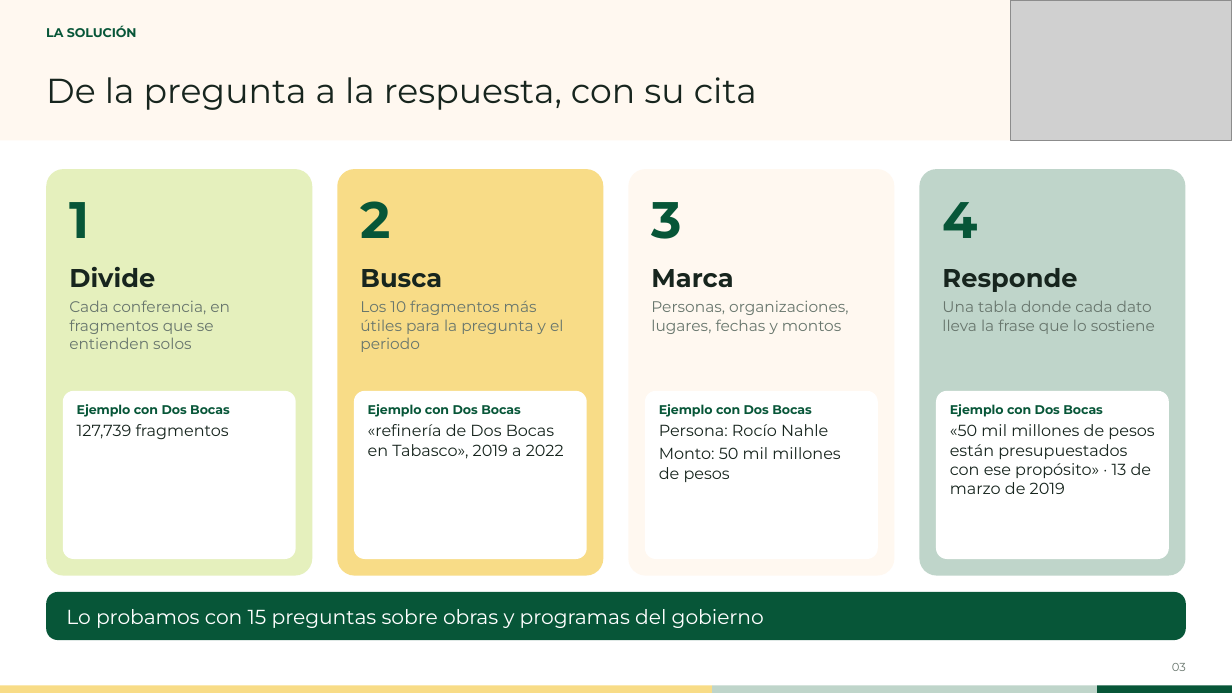
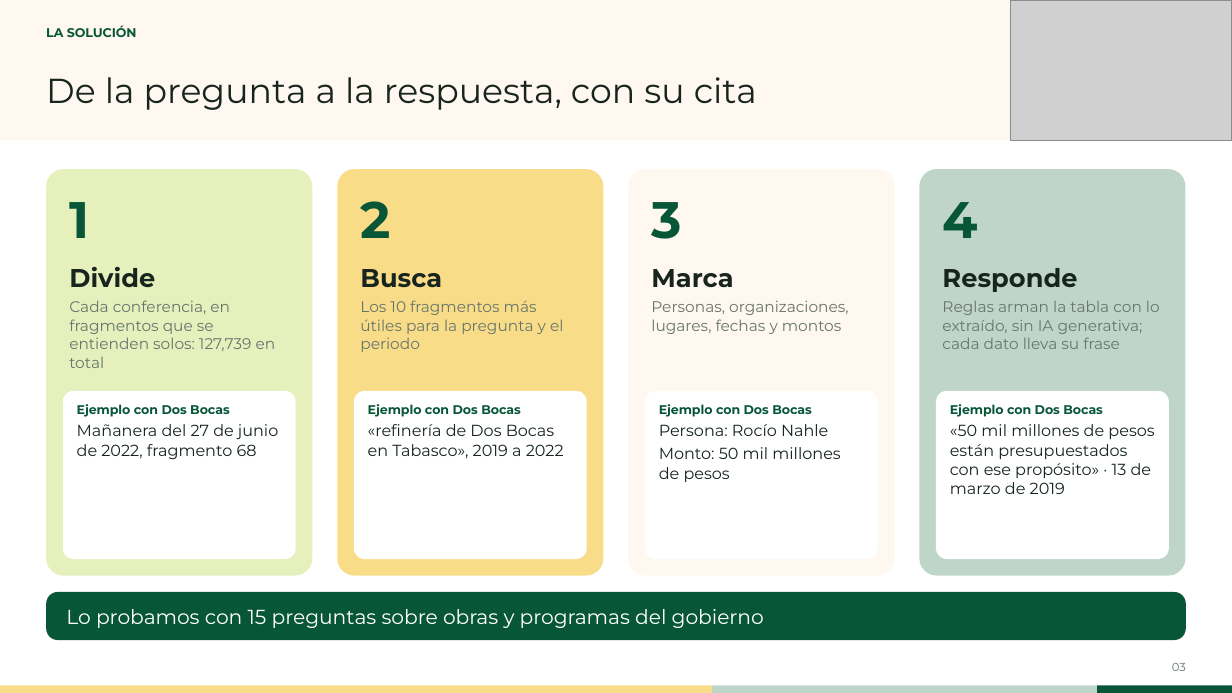
Before and after one commit to DiegoMoctezuma/Examen_Mineria_Textos, a slide deck: slide 3 of laminas/Presentacion_Mineria_de_Textos_v2.pptx. Drawn at 1232x693 pixels with LibreOffice and Linux fonts; fonts in the diff are those of the drawing; grey boxes stand for pictures. Boxes give left, top, right and bottom in pixels: in the first picture for what was removed or moved away, otherwise in the second. Text is boxed around its words. In the diff, an @@ line names an element or a change of style, - is before the commit and + after.

```diff
--- a/laminas/Presentacion_Mineria_de_Textos_v2.pptx
+++ b/laminas/Presentacion_Mineria_de_Textos_v2.pptx
@@ text at (69, 300, 276, 368): text changed @@
-Cada conferencia, en fragmentos que se entienden solos
+Cada conferencia, en fragmentos que se entienden solos: 127,739 en total
@@ text at (942, 301, 1160, 349): text changed @@
-Una tabla donde cada dato lleva la frase que lo sostiene
+Reglas arman la tabla con lo extraído, sin IA generativa; cada dato lleva su frase
@@ text at (77, 424, 278, 460): text changed @@
-127,739 fragmentos
+Mañanera del 27 de junio de 2022, fragmento 68
```
Also in this commit, not shown: 16 other slides changed, 1 other file.
